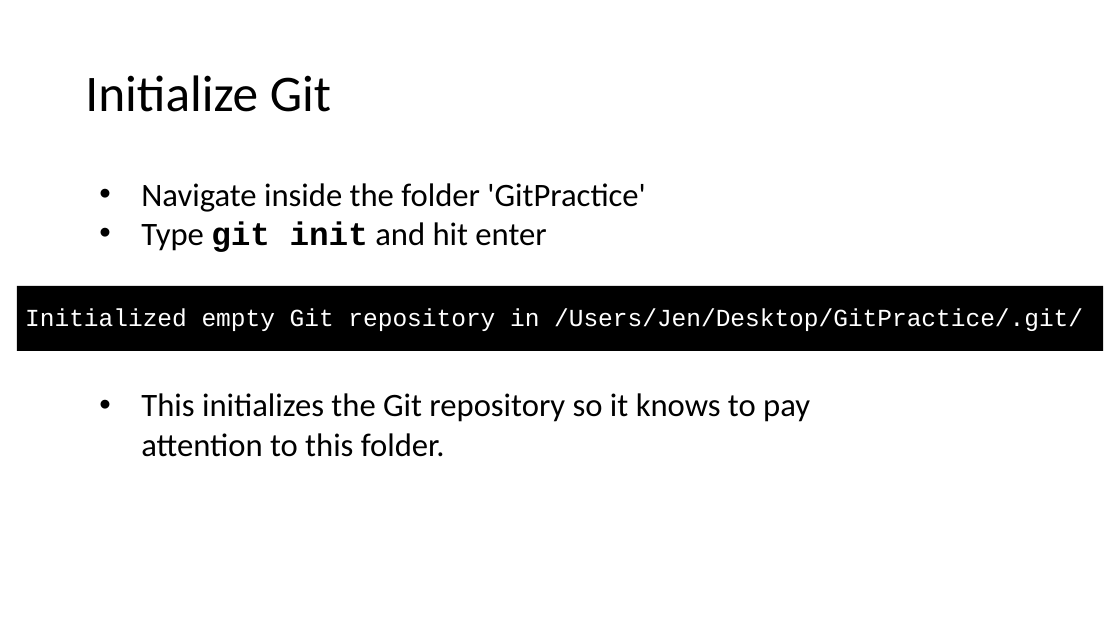
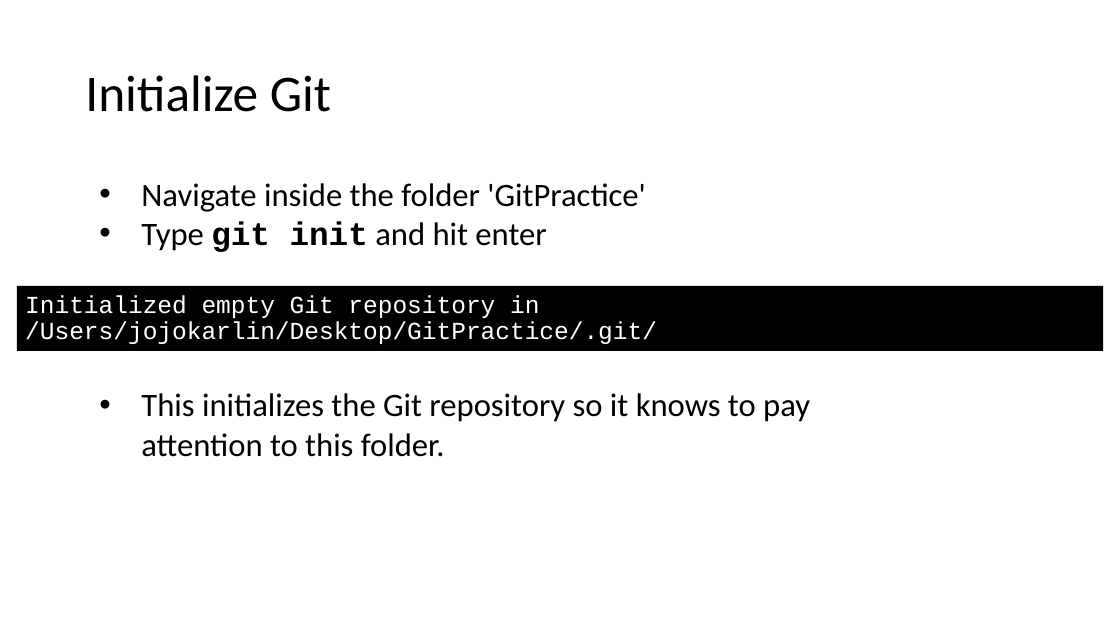
Before and after one commit to jojokarlin/Git_DRI_Jan_2017, a slide deck: slide 13 of GitPres.pptx. Drawn at 1120x630 pixels with LibreOffice and Linux fonts; fonts in the diff are those of the drawing. Boxes give left, top, right and bottom in pixels: in the first picture for what was removed or moved away, otherwise in the second. Text is boxed around its words. In the diff, an @@ line names an element or a change of style, - is before the commit and + after.

```diff
--- a/GitPres.pptx
+++ b/GitPres.pptx
@@ text at <box>25,295,657,344</box>: text changed @@
-Initialized empty Git repository in /Users/Jen/Desktop/GitPractice/.git/
+Initialized empty Git repository in /Users/jojokarlin/Desktop/GitPractice/.git/
```
Also in this commit, not shown: 11 other slides changed, 1 other file.
